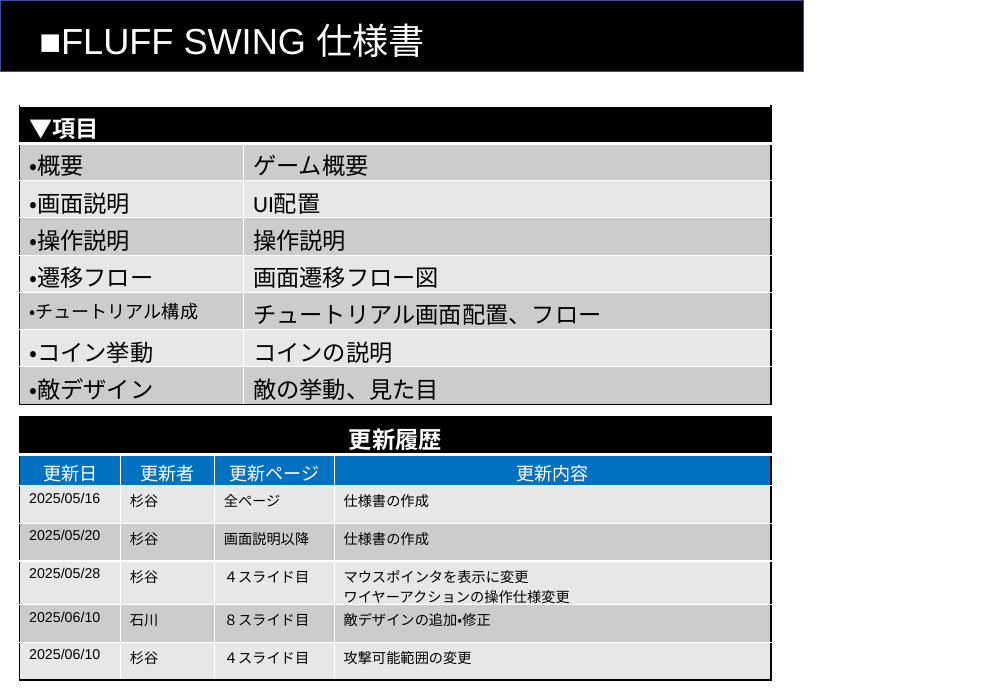
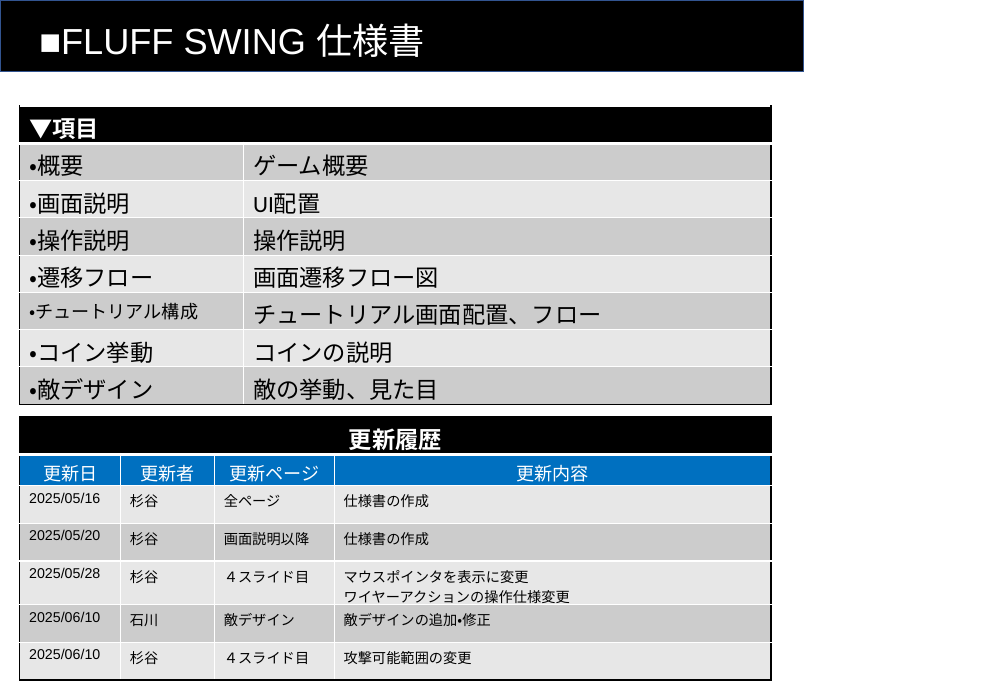
Before and after one commit to Koha58/FLUFF_SWING, a slide deck: slide 1 of Assets/Specs/仕様書.pptx. Drawn at 1008x698 pixels with LibreOffice and Linux fonts; fonts in the diff are those of the drawing. Boxes give left, top, right and bottom in pixels: in the first picture for what was removed or moved away, otherwise in the second. Text is boxed around its words. In the diff, an @@ line names an element or a change of style, - is before the commit and + after.

```diff
--- a/Assets/Specs/仕様書.pptx
+++ b/Assets/Specs/仕様書.pptx
@@ table at <box>20,417,771,680</box> @@
-row 6, column 3: ８スライド目
+row 6, column 3: 敵デザイン
```
Also in this commit, not shown: 1 other slide changed, 1 slide added, 3 other files.
